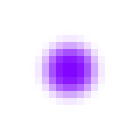
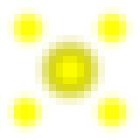
Layered file, before and after one edit (140x140). Changes by layer:
renamed "p5" to "y5", showed it, painted on it over (7, 49, 91, 133)
renamed "p4" to "y4", showed it, painted on it over (7, 7, 49, 49)
renamed "p3" to "y3", showed it, painted on it over (91, 7, 133, 49)
renamed "p2" to "y2", showed it, painted on it over (91, 91, 133, 133)
renamed "p1" to "y1", painted on it over (28, 28, 112, 112)
